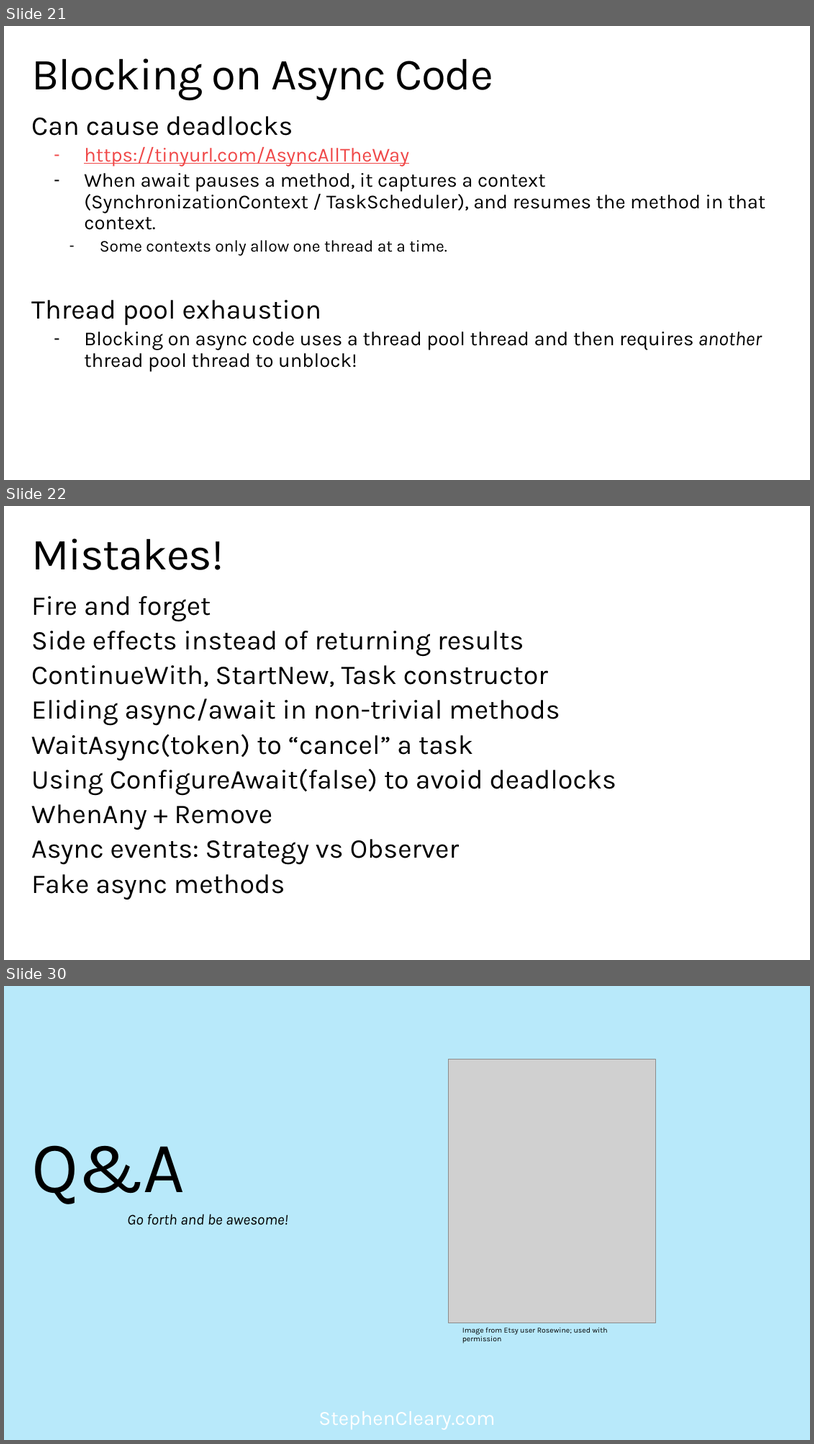
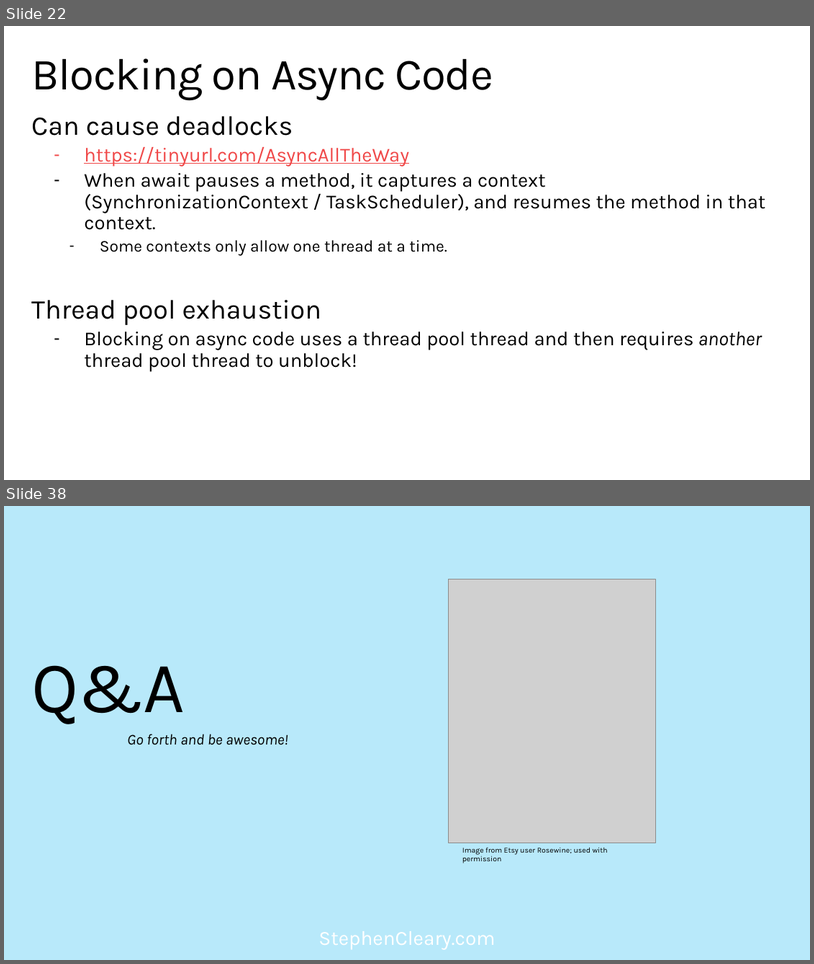
Before and after one commit to StephenCleary/Presentations, a slide deck: Async Pitfalls/Async Pitfalls.pptx. Shown one above the other, each under a label of ours: slides 21, 22 and 30 before the commit, slides 22 and 38 after it; the slides between them are not shown. The pictures are 814x1444 and 814x964 pixels, drawn with LibreOffice and Linux fonts; fonts in the diff are those of the drawing; grey boxes stand for pictures; background and template pictures are left out. Boxes give left, top, right and bottom in pixels: in the first picture for what was removed or moved away, otherwise in the second. Text is boxed around its words. In the diff, an @@ line names an element or a change of style, - is before the commit and + after.

```diff
--- a/Async Pitfalls/Async Pitfalls.pptx
+++ b/Async Pitfalls/Async Pitfalls.pptx
@@ slide 22 removed at bbox=[4, 506, 810, 960], background picture (left out); not listed: 1 template element that a slide beside it also shows @@
@@ title removed at bbox=[31, 538, 224, 570] @@
-Mistakes!
@@ text removed at bbox=[31, 596, 617, 899] @@
-Fire and forget
-Side effects instead of returning results
-ContinueWith, StartNew, Task constructor
-Eliding async/await in non-trivial methods
-WaitAsync(token) to “cancel” a task
-Using ConfigureAwait(false) to avoid deadlocks
-WhenAny + Remove
-Async events: Strategy vs Observer
-Fake async methods
@@ what was slide 21 is now slide 22 @@
@@ what was slide 30 is now slide 38 @@
```
Also in this commit, not shown: 7 slides changed, 16 slides added, 7 other slides removed, 4 other files.
